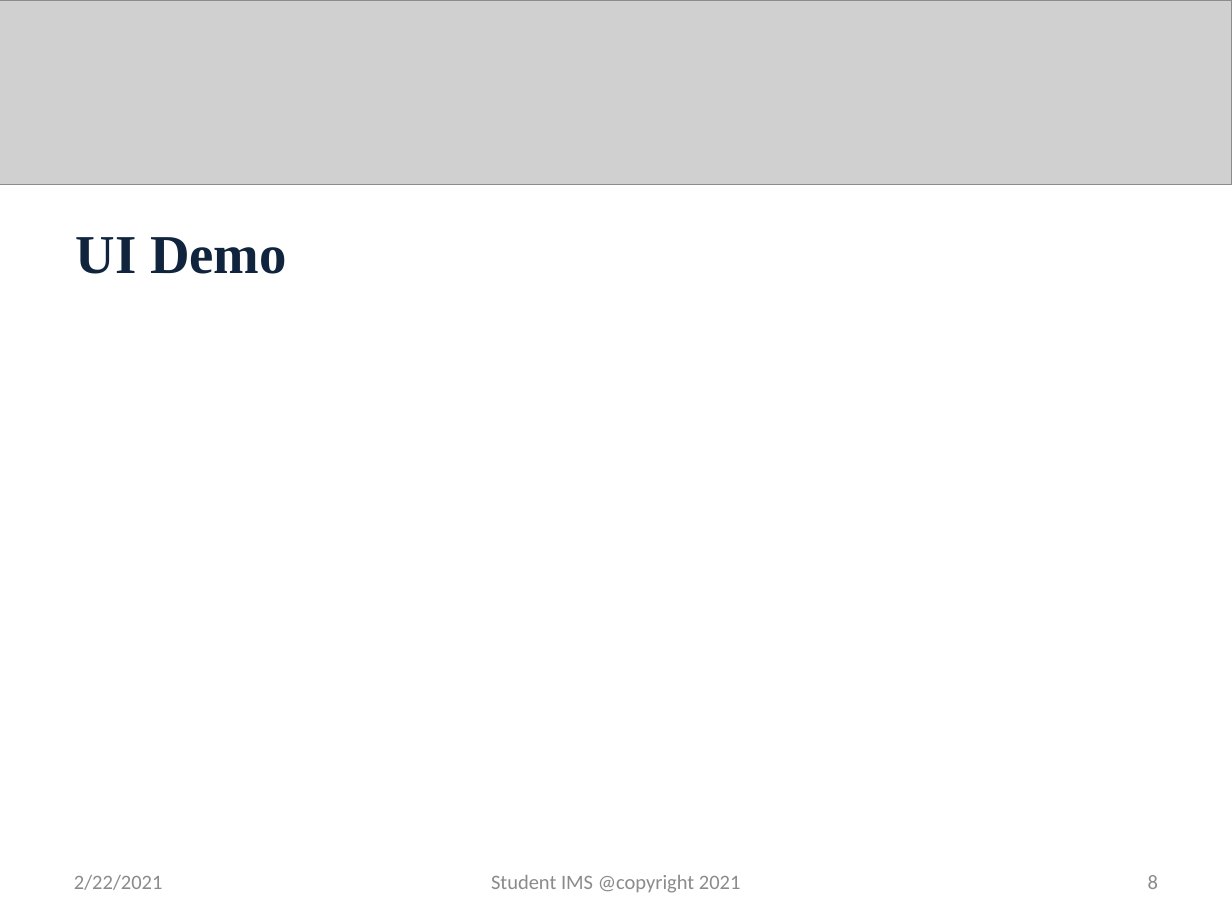
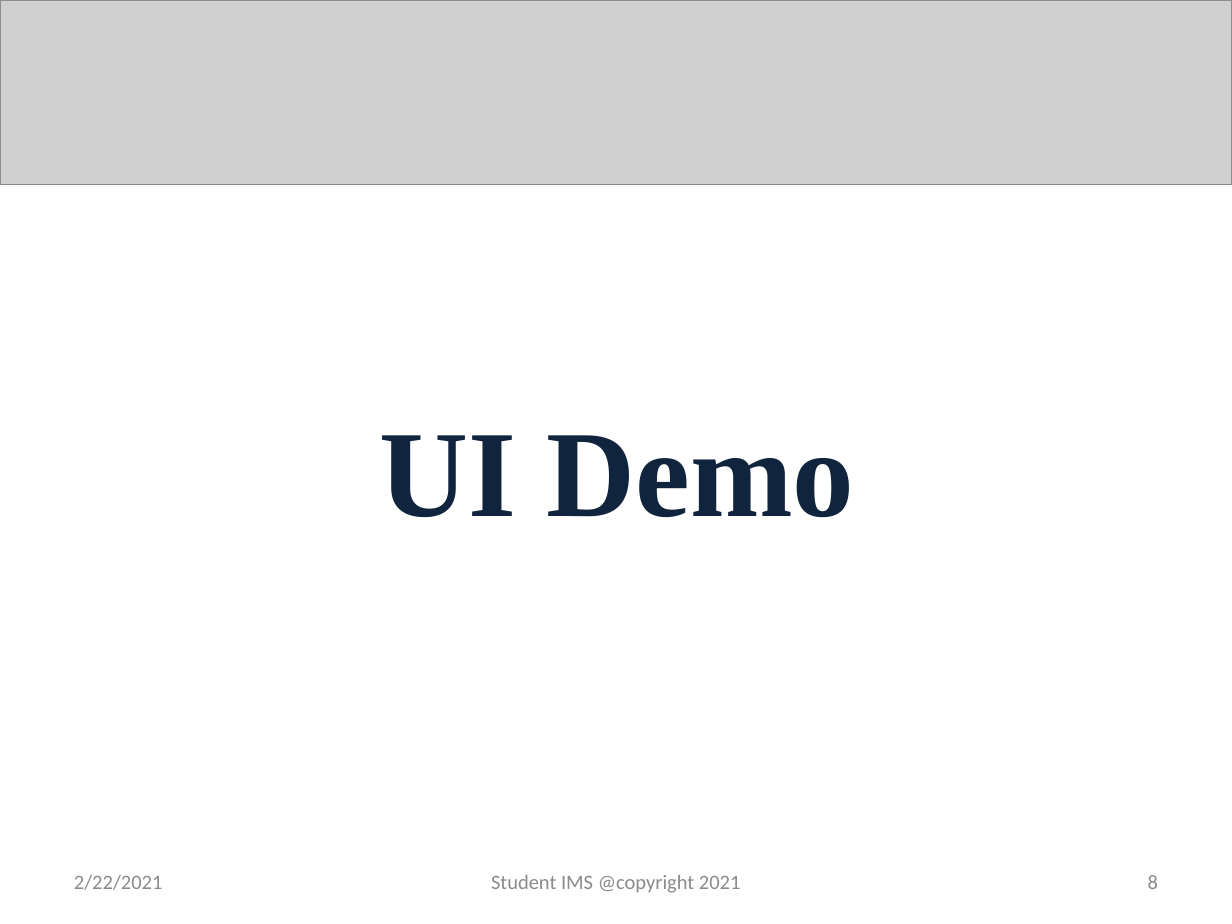
Before and after one commit to github-rinzin/documentation, a slide deck: slide 8 of fifth_review.pptx. Drawn at 1232x924 pixels with LibreOffice and Linux fonts; fonts in the diff are those of the drawing; grey boxes stand for pictures. Boxes give left, top, right and bottom in pixels: in the first picture for what was removed or moved away, otherwise in the second. Text is boxed around its words. In the diff, an @@ line names an element or a change of style, - is before the commit and + after.

```diff
--- a/fifth_review.pptx
+++ b/fifth_review.pptx
@@ title "UI Demo": place and size @@
-title "UI Demo" at [76,237,287,274]
+title "UI Demo" at [379,435,855,518]
@@ title "UI Demo" at [379,435,855,518]: size 32 to 72 pt; alignment left to centre @@
```
Also in this commit, not shown: 8 other slides changed.
